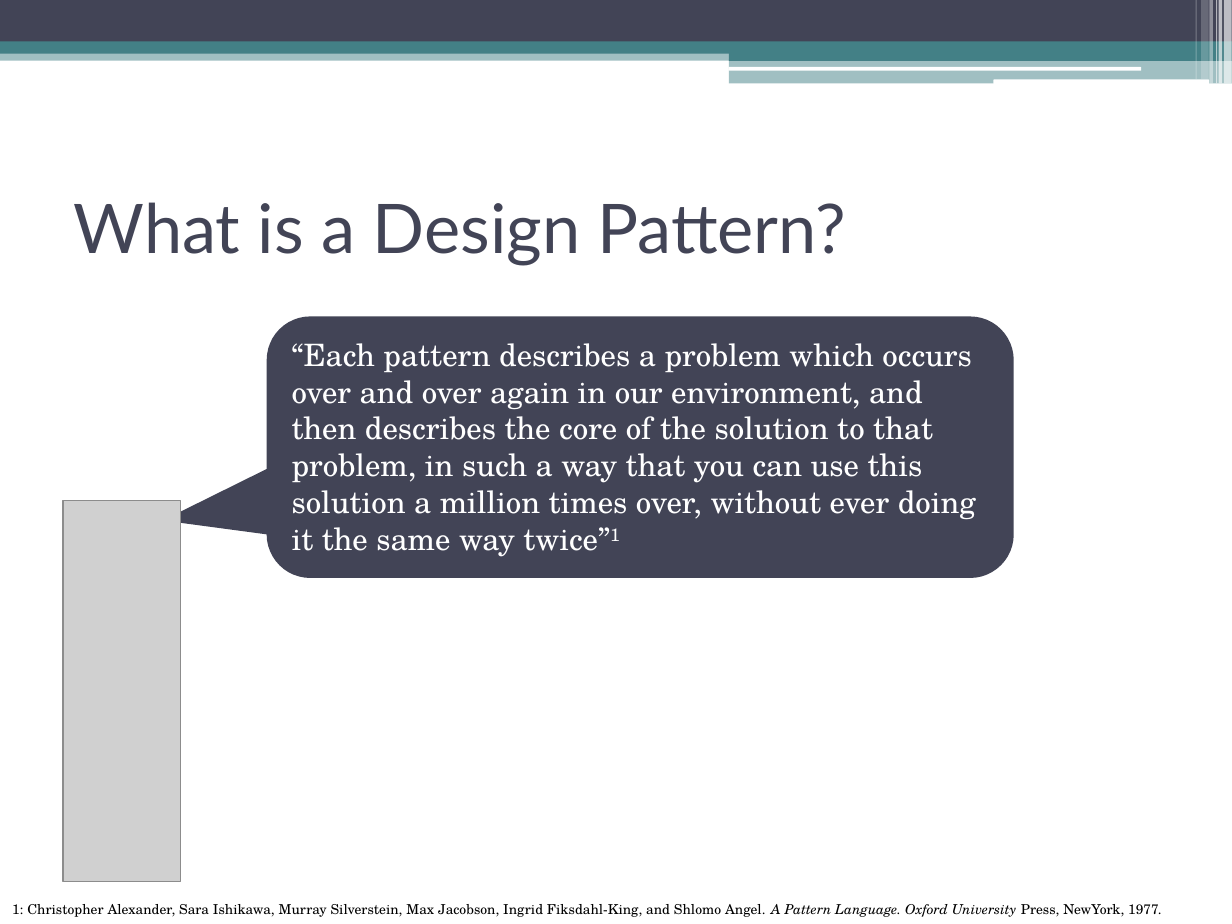
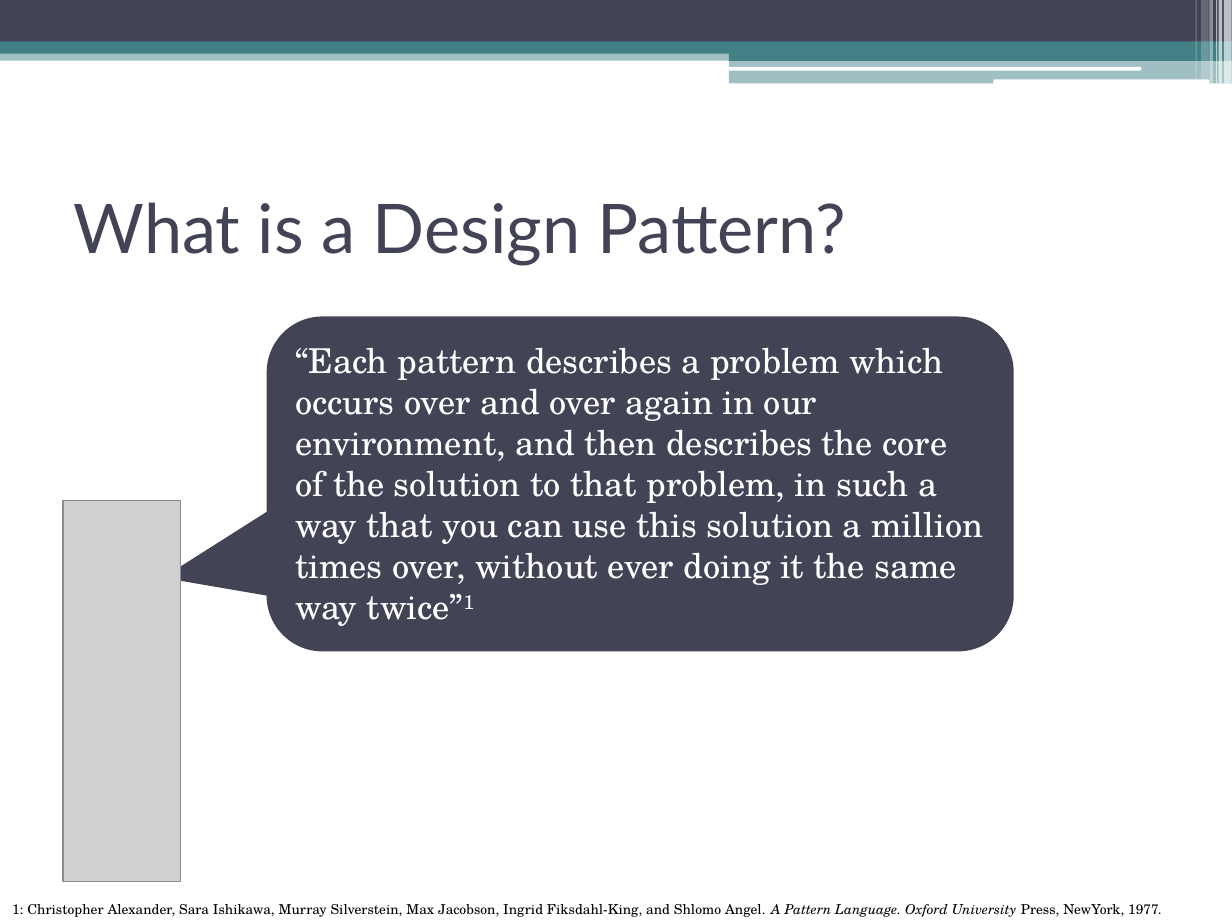
Before and after one commit to CodeLionX/ePortfolio_DesignPatterns, a slide deck: slide 3 of presentation/Design Patterns.pptx. Drawn at 1232x924 pixels with LibreOffice and Linux fonts; fonts in the diff are those of the drawing; grey boxes stand for pictures. Boxes give left, top, right and bottom in pixels: in the first picture for what was removed or moved away, otherwise in the second. Text is boxed around its words. In the diff, an @@ line names an element or a change of style, - is before the commit and + after.

```diff
--- a/presentation/Design Patterns.pptx
+++ b/presentation/Design Patterns.pptx
@@ rounded speech box "“Each pattern describes a problem ...": place and size @@
-rounded speech box "“Each pattern describes a problem ..." at <box>267,317,1014,578</box>
+rounded speech box "“Each pattern describes a problem ..." at <box>267,317,1014,652</box>
@@ rounded speech box "“Each pattern describes a problem ..." at <box>267,317,1014,652</box>: size 18 to 20 pt @@
```
Also in this commit, not shown: 13 other slides changed.
